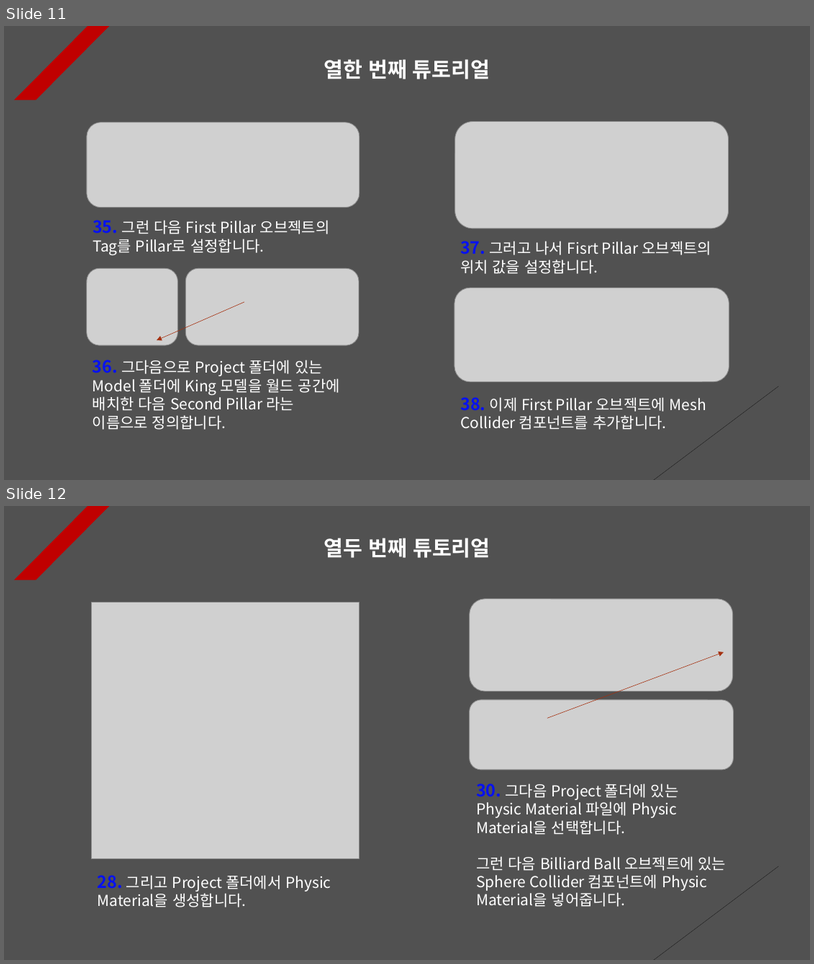
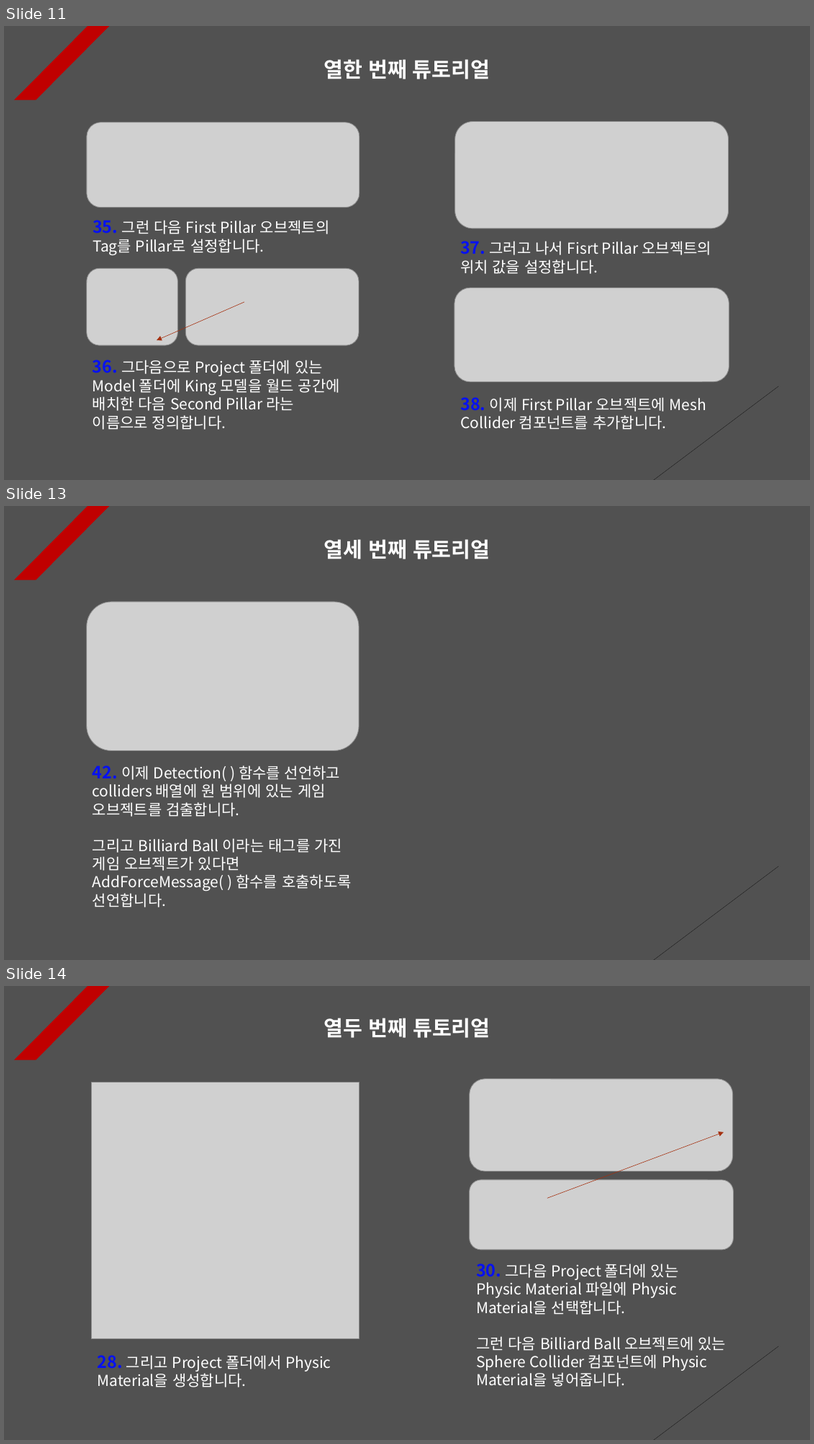
Before and after one commit to Unity2033/3D-UnityEngine, a slide deck: Assets/Physics/PPT Data/Physics Example.pptx. Shown one above the other, each under a label of ours: slides 11 and 12 before the commit, slides 11, 13 and 14 after it; the slides between them are not shown. The pictures are 814x964 and 814x1444 pixels, drawn with LibreOffice and Linux fonts; fonts in the diff are those of the drawing; grey boxes stand for pictures. Boxes give left, top, right and bottom in pixels: in the first picture for what was removed or moved away, otherwise in the second. Text is boxed around its words. In the diff, an @@ line names an element or a change of style, - is before the commit and + after.

```diff
--- a/Assets/Physics/PPT Data/Physics Example.pptx
+++ b/Assets/Physics/PPT Data/Physics Example.pptx
@@ slide 13 added at [4, 506, 810, 960], background #515151; not listed: 2 template elements that a slide beside it also shows @@
@@ text added at [324, 539, 490, 559], 25 pt, text #FFFFFF, bold @@
+열세 번째 튜토리얼
@@ picture added at [87, 602, 359, 750] @@
@@ text added at [93, 765, 352, 907], 18 pt, text #FFFFFF @@
+42. 이제 Detection( ) 함수를 선언하고 colliders 배열에 원 범위에 있는 게임 오브젝트를 검출합니다.
+그리고 Billiard Ball 이라는 태그를 가진 게임 오브젝트가 있다면 AddForceMessage( ) 함수를 호출하도록 선언합니다.
@@ what was slide 12 is now slide 14 @@
```
Also in this commit, not shown: 1 other slide added, 24 other files.
